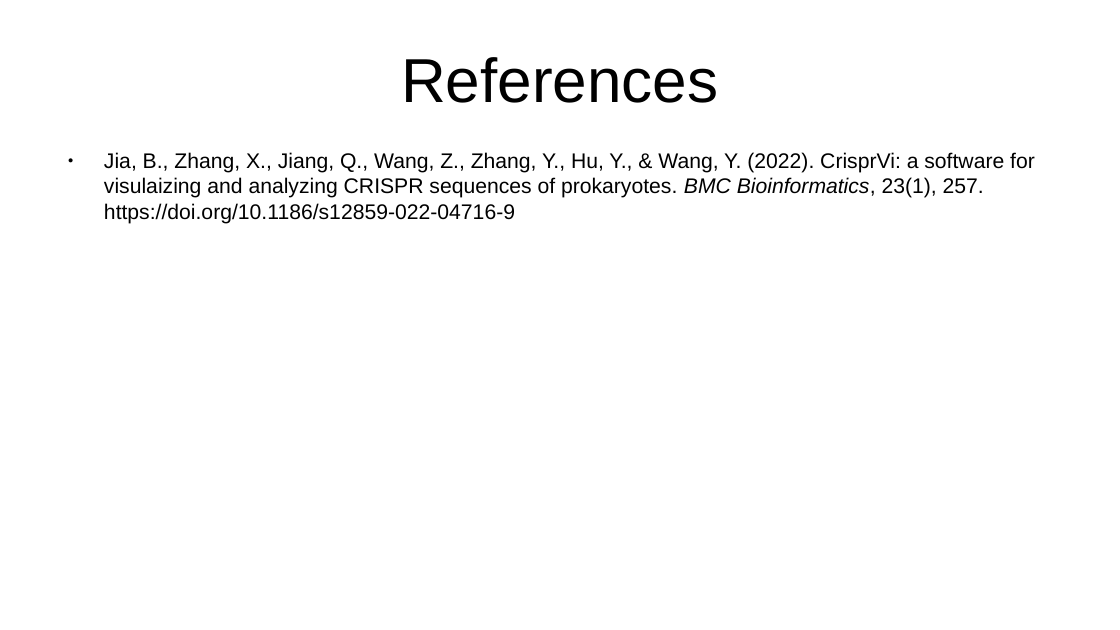
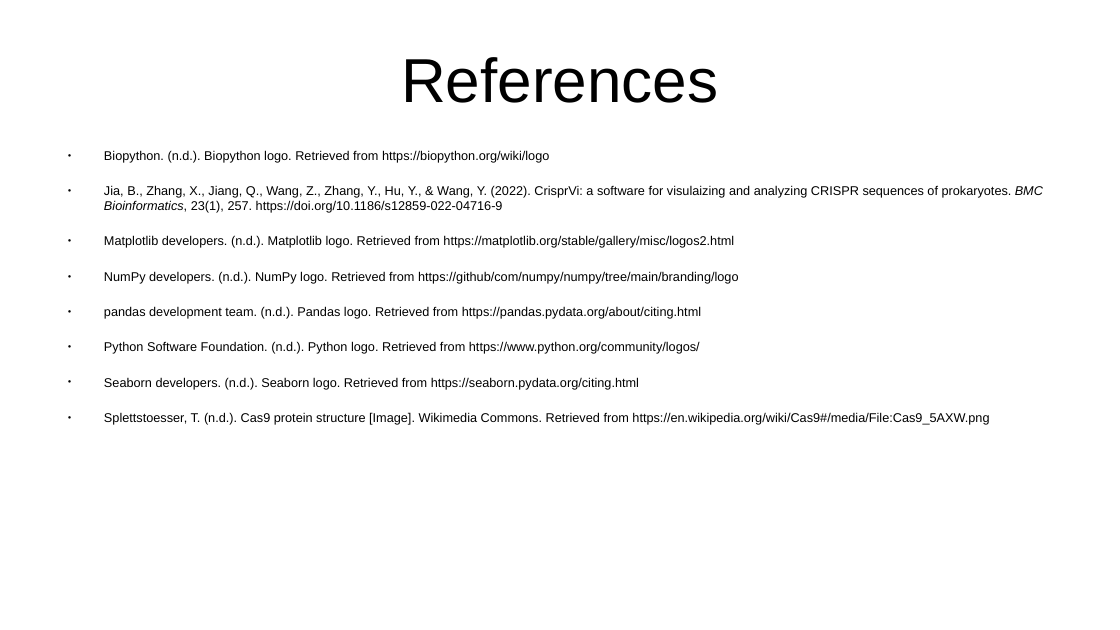
Before and after one commit to jwmathis/SSE591_Project3, a slide deck: slide 12 of Peer Review 1.pptx (slide 9 before the commit). Drawn at 1120x630 pixels with LibreOffice and Linux fonts; fonts in the diff are those of the drawing. Boxes give left, top, right and bottom in pixels: in the first picture for what was removed or moved away, otherwise in the second. Text is boxed around its words. In the diff, an @@ line names an element or a change of style, - is before the commit and + after.

```diff
--- a/Peer Review 1.pptx
+++ b/Peer Review 1.pptx
@@ text at bbox=[104, 150, 549, 163]: paragraph added @@
+● Biopython. (n.d.). Biopython logo. Retrieved from https://biopython.org/wiki/logo
@@ text at bbox=[104, 185, 1043, 213]: size 15 to 9 pt in "Jia, B., Zhang, X., Jiang, Q., Wang, ..." @@
@@ text at bbox=[104, 235, 989, 425]: paragraphs added @@
+● Matplotlib developers. (n.d.). Matplotlib logo. Retrieved from https://matplotlib.org/stable/gallery/misc/logos2.html
+● NumPy developers. (n.d.). NumPy logo. Retrieved from https://github/com/numpy/numpy/tree/main/branding/logo
+● pandas development team. (n.d.). Pandas logo. Retrieved from https://pandas.pydata.org/about/citing.html
+● Python Software Foundation. (n.d.). Python logo. Retrieved from https://www.python.org/community/logos/
+● Seaborn developers. (n.d.). Seaborn logo. Retrieved from https://seaborn.pydata.org/citing.html
+● Splettstoesser, T. (n.d.). Cas9 protein structure [Image]. Wikimedia Commons. Retrieved from https://en.wikipedia.org/wiki/Cas9#/media/File:Cas9_5AXW.png
```
Also in this commit, not shown: 3 other slides changed, 3 slides added, 3 other files.
